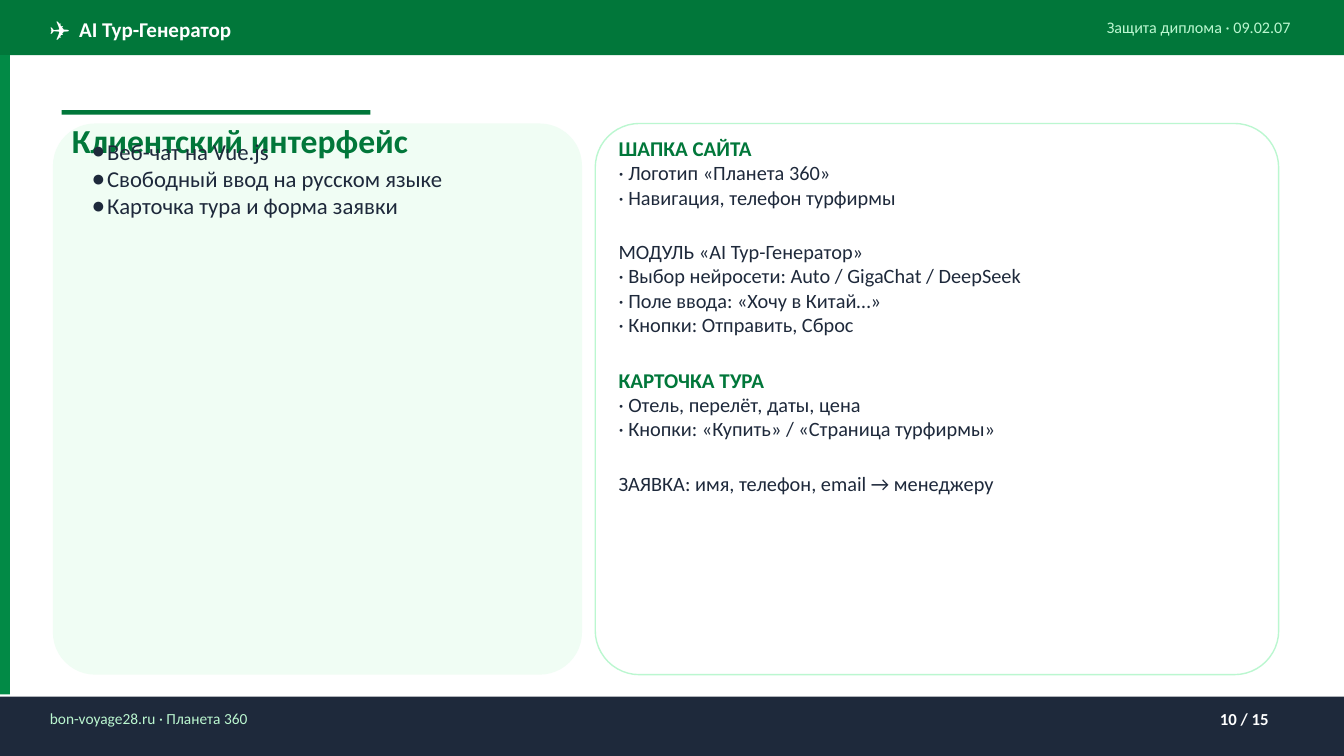
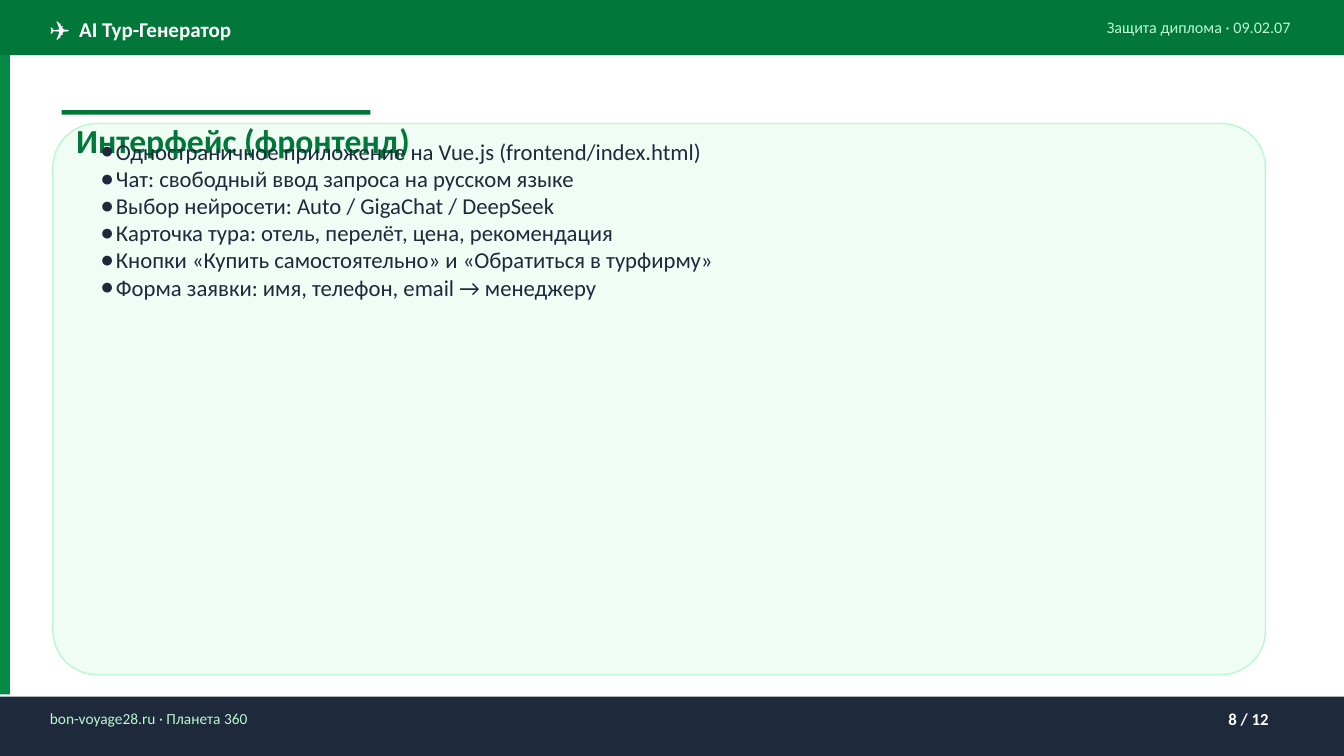
Before and after one commit to gemon22/diplom, a slide deck: slide 8 of docs/Diploma_Defense.pptx (slide 10 before the commit). Drawn at 1344x756 pixels with LibreOffice and Linux fonts; fonts in the diff are those of the drawing. Boxes give left, top, right and bottom in pixels: in the first picture for what was removed or moved away, otherwise in the second. Text is boxed around its words. In the diff, an @@ line names an element or a change of style, - is before the commit and + after.

```diff
--- a/docs/Diploma_Defense.pptx
+++ b/docs/Diploma_Defense.pptx
@@ rounded rectangle: place and size @@
-rounded rectangle at (52, 123, 582, 675)
+rounded rectangle at (52, 123, 1265, 675)
@@ rounded rectangle: place and size @@
-rounded rectangle at (596, 123, 1279, 675)
+rounded rectangle at (52, 123, 1265, 675)
@@ rounded rectangle at (52, 123, 1265, 675): fill #FFFFFF to none; outline none to #BBF7D0 1 pt @@
@@ text at (76, 125, 410, 161): text changed @@
-Клиентский интерфейс
+Интерфейс (фронтенд)
@@ text at (116, 140, 712, 300): text changed @@
-● Веб-чат на Vue.js
-● Свободный ввод на русском языке
-● Карточка тура и форма заявки
+● Одностраничное приложение на Vue.js (frontend/index.html)
+● Чат: свободный ввод запроса на русском языке
+● Выбор нейросети: Auto / GigaChat / DeepSeek
+● Карточка тура: отель, перелёт, цена, рекомендация
+● Кнопки «Купить самостоятельно» и «Обратиться в турфирму»
+● Форма заявки: имя, телефон, email → менеджеру
@@ rounded rectangle removed at (596, 123, 1279, 675) @@
@@ text removed at (619, 139, 1021, 495) @@
-ШАПКА САЙТА
-· Логотип «Планета 360»
-· Навигация, телефон турфирмы
-МОДУЛЬ «AI Тур-Генератор»
-· Выбор нейросети: Auto / GigaChat / DeepSeek
-· Поле ввода: «Хочу в Китай…»
-· Кнопки: Отправить, Сброс
-КАРТОЧКА ТУРА
-· Отель, перелёт, даты, цена
-· Кнопки: «Купить» / «Страница турфирмы»
-ЗАЯВКА: имя, телефон, email → менеджеру
@@ text at (1228, 713, 1269, 725): text changed @@
-10 / 15
+8 / 12
```
Also in this commit, not shown: 10 other slides changed, 1 slide added, 4 slides removed, 14 other files.
